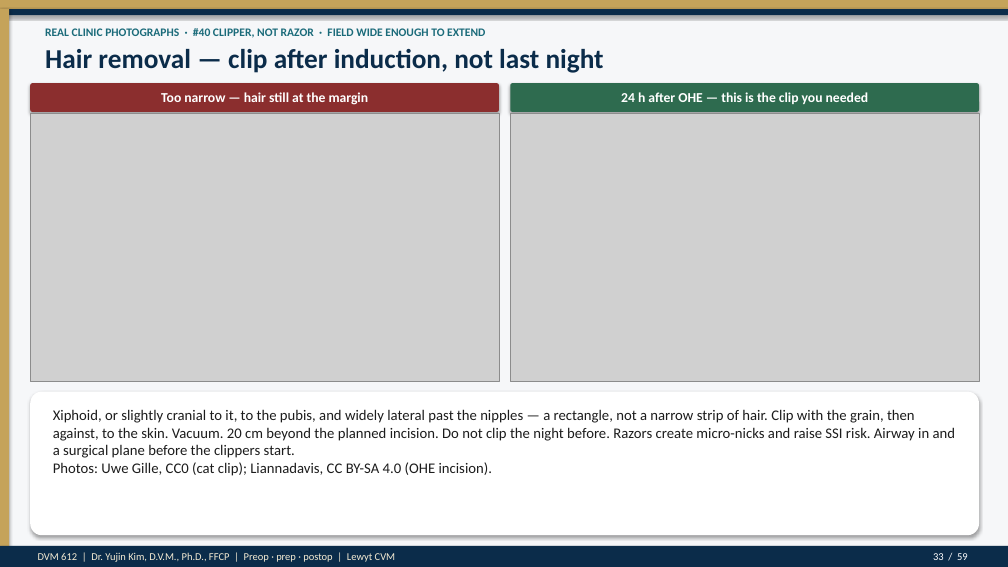
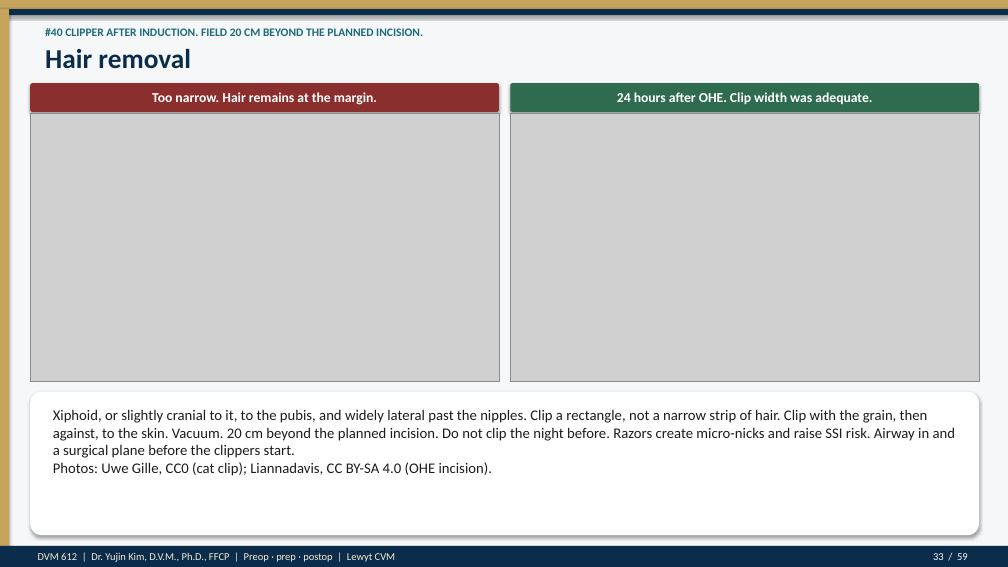
Before and after one commit to drkimvet/happycare, a slide deck: slide 33 of lectures/DVM-612_Week4_Preop_PatientPrep_Postop.pptx. Drawn at 1008x567 pixels with LibreOffice and Linux fonts; fonts in the diff are those of the drawing; grey boxes stand for pictures. Boxes give left, top, right and bottom in pixels: in the first picture for what was removed or moved away, otherwise in the second. Text is boxed around its words. In the diff, an @@ line names an element or a change of style, - is before the commit and + after.

```diff
--- a/lectures/DVM-612_Week4_Preop_PatientPrep_Postop.pptx
+++ b/lectures/DVM-612_Week4_Preop_PatientPrep_Postop.pptx
@@ text at (45, 28, 423, 36): text changed @@
-REAL CLINIC PHOTOGRAPHS · #40 CLIPPER, NOT RAZOR · FIELD WIDE ENOUGH TO EXTEND
+#40 CLIPPER AFTER INDUCTION. FIELD 20 CM BEYOND THE PLANNED INCISION.
@@ text at (45, 49, 191, 69): text changed @@
-Hair removal — clip after induction, not last night
+Hair removal
@@ text at (152, 92, 377, 105): text changed @@
-Too narrow — hair still at the margin
+Too narrow. Hair remains at the margin.
@@ text at (617, 92, 872, 104): text changed @@
-24 h after OHE — this is the clip you needed
+24 hours after OHE. Clip width was adequate.
@@ text at (53, 409, 955, 476): text changed @@
-Xiphoid, or slightly cranial to it, to the pubis, and widely lateral past the nipples — a rectangle, not a narrow strip of hair. Clip with the grain, then against, to the skin. Vacuum. 20 cm beyond the planned incision. Do not clip the night before. Razors create micro-nicks and raise SSI risk. Airway in and a surgical plane before the clippers start.
-Photos: Uwe Gille, CC0 (cat clip); Liannadavis, CC BY-SA 4.0 (OHE incision).
+Xiphoid, or slightly cranial to it, to the pubis, and widely lateral past the nipples. Clip a rectangle, not a narrow strip of hair. Clip with the grain, then against, to the skin. Vacuum. 20 cm beyond the planned incision. Do not clip the night before. Razors create micro-nicks and raise SSI risk. Airway in and a surgical plane before the clippers start.
+Photos: Uwe Gille, CC0 (cat clip); Liannadavis, CC BY-SA 4.0 (OHE incision).
```
Also in this commit, not shown: 54 other slides changed, 8 other files.
